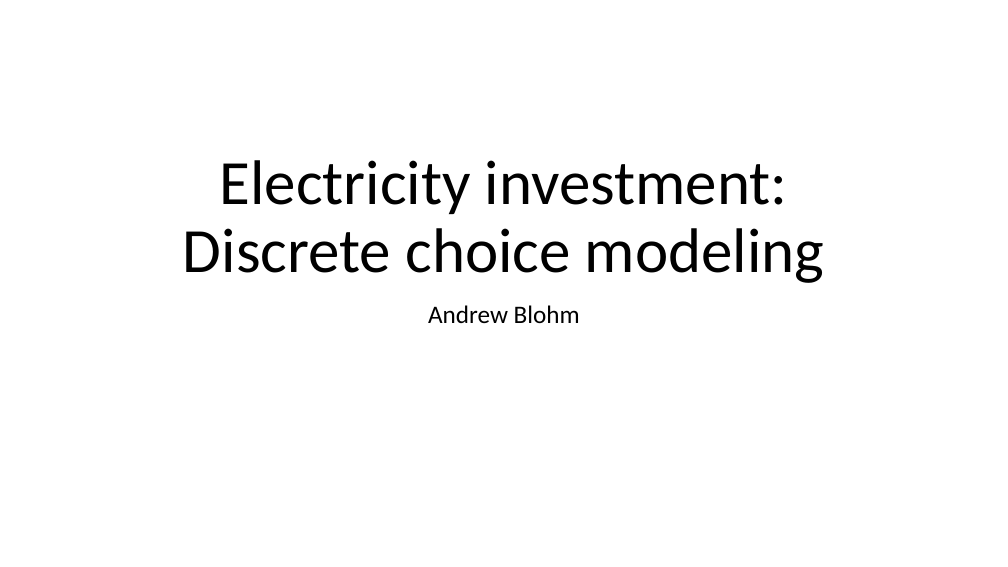
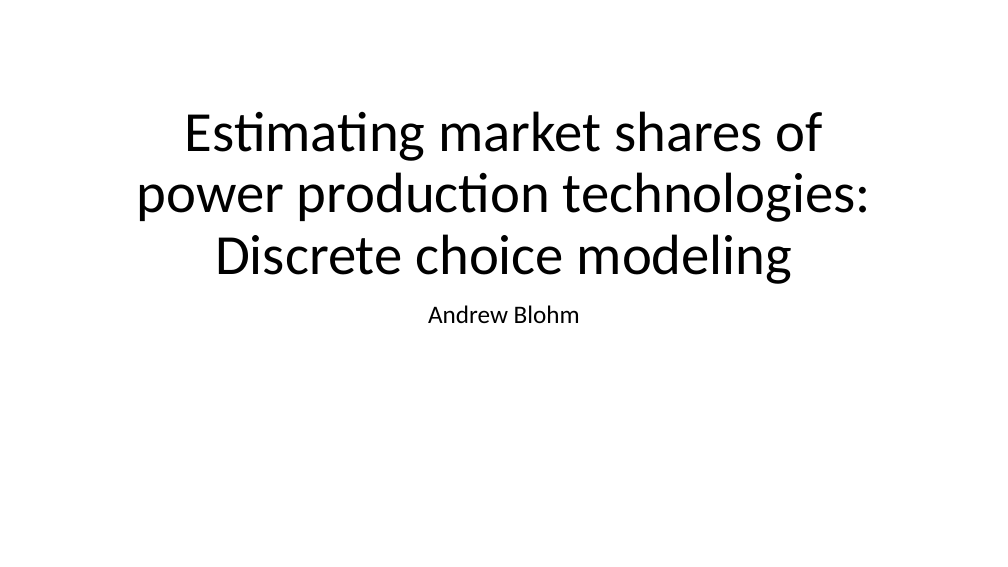
Before and after one commit to andymd26/fuzzy-waffle, a slide deck: slide 1 of doc/Electricity investment.pptx. Drawn at 1008x567 pixels with LibreOffice and Linux fonts; fonts in the diff are those of the drawing. Boxes give left, top, right and bottom in pixels: in the first picture for what was removed or moved away, otherwise in the second. Text is boxed around its words. In the diff, an @@ line names an element or a change of style, - is before the commit and + after.

```diff
--- a/doc/Electricity investment.pptx
+++ b/doc/Electricity investment.pptx
@@ title at bbox=[137, 111, 871, 284]: text changed; size 60 to 54 pt @@
-Electricity investment: Discrete choice modeling
+Estimating market shares of power production technologies: Discrete choice modeling
```
Also in this commit, not shown: 10 other slides changed, 3 slides added.
